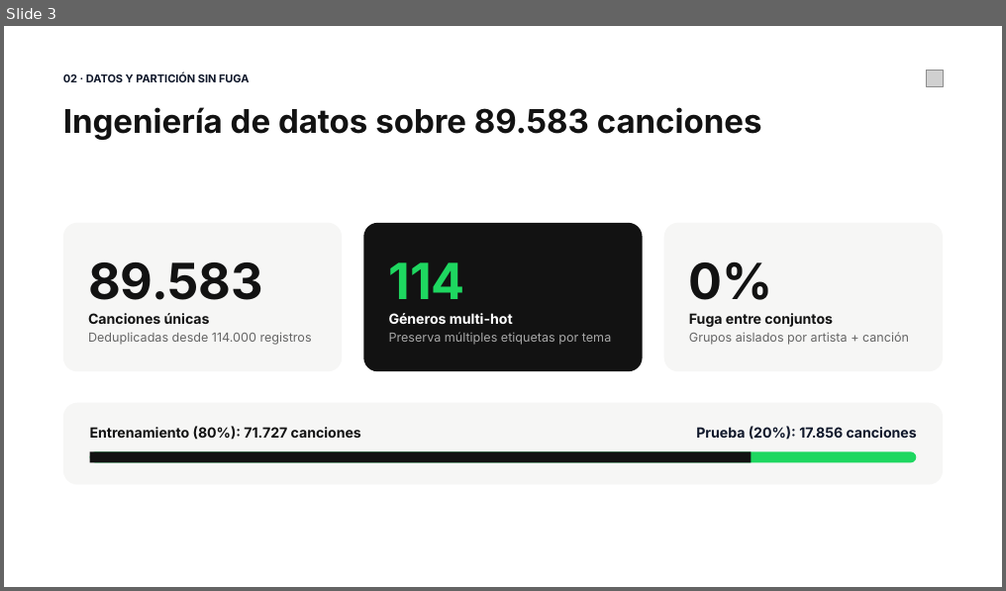
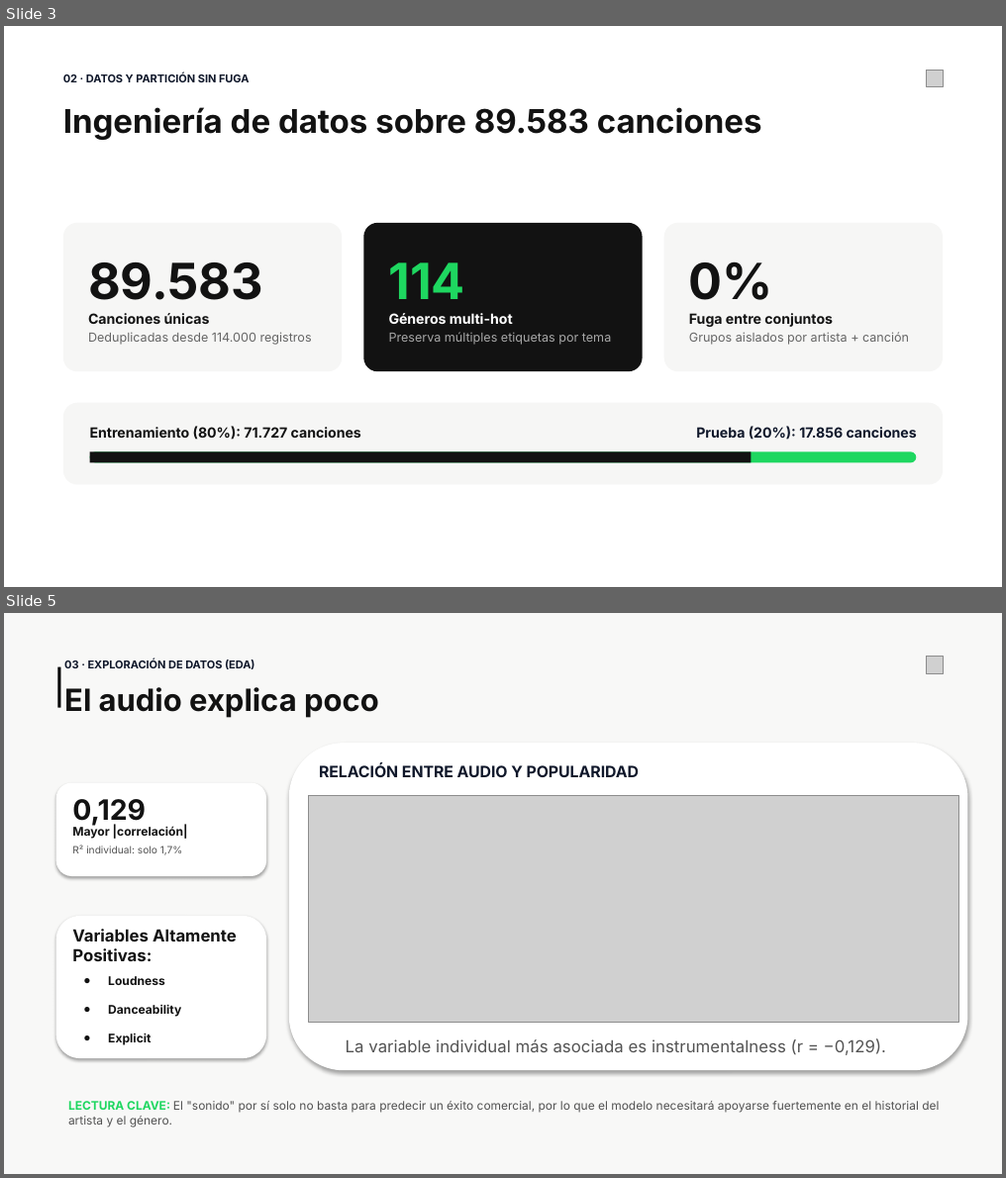
Before and after one commit to Sebiac/Machine-Learning, a slide deck: Presentacion_EP3_Spotify.pptx. Shown one above the other, each under a label of ours: slide 3 before the commit, slides 3 and 5 after it; the slides between them are not shown. The pictures are 1006x591 and 1006x1178 pixels, drawn with LibreOffice and Linux fonts; fonts in the diff are those of the drawing; grey boxes stand for pictures. Boxes give left, top, right and bottom in pixels: in the first picture for what was removed or moved away, otherwise in the second. Text is boxed around its words. In the diff, an @@ line names an element or a change of style, - is before the commit and + after.

```diff
--- a/Presentacion_EP3_Spotify.pptx
+++ b/Presentacion_EP3_Spotify.pptx
@@ slide 5 added at [4,613,1002,1174], background #F8F8F7 @@
@@ title added at [42,636,715,729], 44 pt, text #000000 @@
+|
@@ text added at [64,660,255,671], 10.5 pt, text #0F172A, bold @@
+03 · EXPLORACIÓN DE DATOS (EDA)
@@ picture added at [927,657,943,673] @@
@@ text added at [64,687,379,717], 29.5 pt, text #121212, bold @@
+El audio explica poco
@@ rounded rectangle added at [289,744,968,1071], fill #FFFFFF @@
@@ rounded rectangle added at [56,783,266,876], fill #FFFFFF @@
@@ text added at [319,763,639,777], 15 pt, text #0F172A, bold @@
+RELACIÓN ENTRE AUDIO Y POPULARIDAD
@@ text added at [72,799,146,826], 27 pt, text #121212, bold @@
+0,129
@@ picture added at [308,796,959,1023] @@
@@ text added at [72,826,188,839], 11.5 pt, text #121212, bold @@
+Mayor |correlación|
@@ text added at [72,846,183,856], 9.7 pt, text #535353 @@
+R² individual: solo 1,7%
@@ rounded rectangle added at [56,916,266,1059], fill #FFFFFF @@
@@ text added at [72,929,237,961], 16 pt, text #121212, bold @@
+Variables Altamente Positivas:
@@ text added at [108,976,181,1046], 11.5 pt, text #121212, bold @@
+● Loudness
+● Danceability
+● Explicit
@@ text added at [346,1039,886,1056], 16 pt, text #535353 @@
+La variable individual más asociada es instrumentalness (r = −0,129).
@@ text added at [68,1101,939,1128], 11.4 pt, text #535353 @@
+LECTURA CLAVE: El "sonido" por sí solo no basta para predecir un éxito comercial, por lo que el modelo necesitará apoyarse fuertemente en el historial del artista y el género.
```
Also in this commit, not shown: 2 slides changed.
